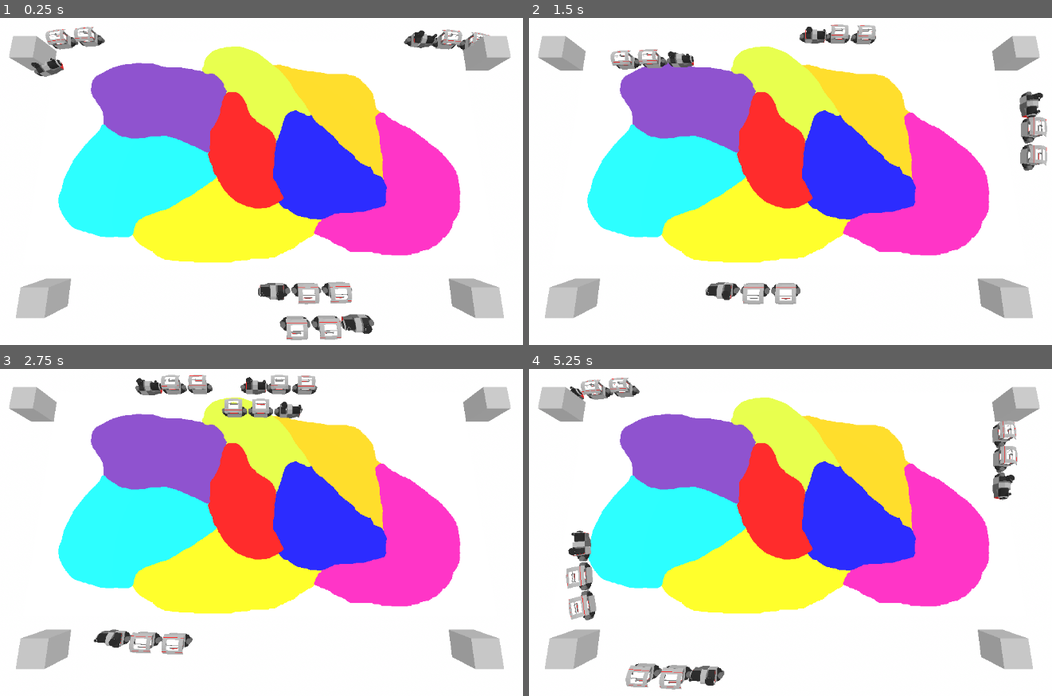
Above: before the commit, frames 1-4 (two rows, left to right).
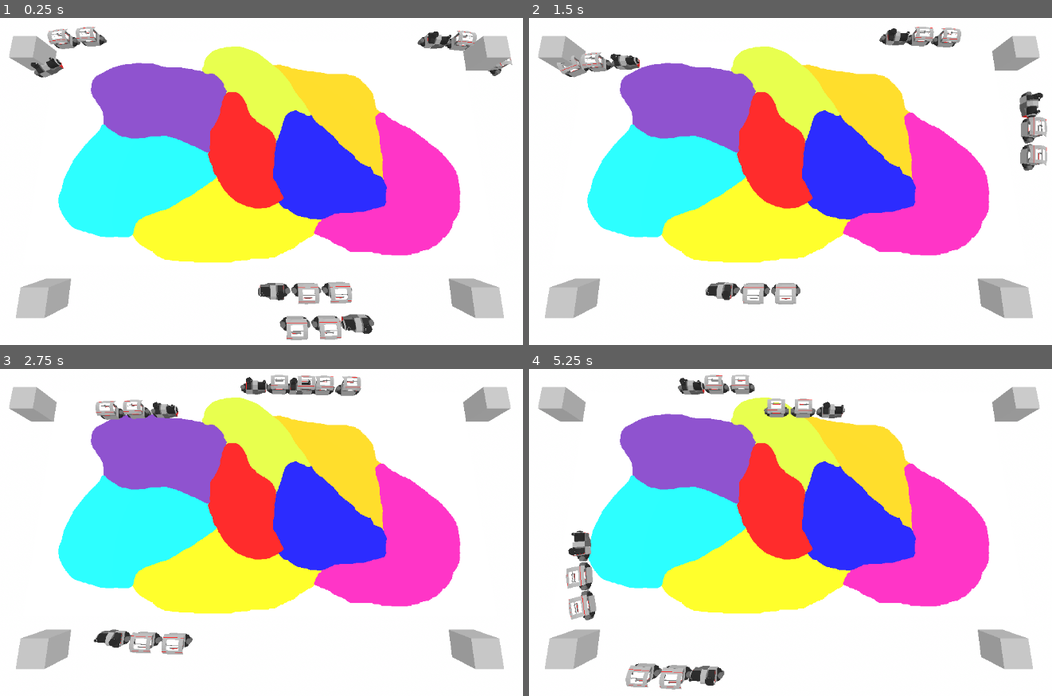
Above: after the commit, the same moments.

Repository: squirrelsoftcompany/LD54
Game: Godot game, scene res://_scenes/main.tscn
Two runs of this game, one before a commit and one after it. Both use one fixed random seed, a clock stepped at 60 frames per second and the inputs below.
Inputs (mouse positions are in pixels of both pictures, inside the frame that each line leads up to):
- Up to frame 1 (0.25 s): no input
- Up to frame 2 (1.5 s): move the mouse to (926, 148) at 0.52 s; move the mouse to (659, 184) at 1.27 s
- Up to frame 3 (2.75 s): move the mouse to (324, 440) at 2.02 s
- Up to frame 4 (5.25 s): move the mouse to (759, 588) at 2.77 s; move the mouse to (978, 571) at 3.52 s; move the mouse to (596, 463) at 4.27 s; move the mouse to (821, 519) at 5.02 s

The runs differ from the first frame. In frame 1, 1.0% of the frame differs, in the area x 5-99%, y 2-19%; in frame 2, 2.2%; in frame 3, 2.3%; in frame 4, 2.5%, in the area x 7-94%, y 1-41%.

Commit message:
Train must be slower

Diff:
--- a/_scenes/nodes/train_followpath.tscn
+++ b/_scenes/nodes/train_followpath.tscn
@@ -6,7 +6,7 @@
 [sub_resource type="GDScript" id="GDScript_khru8"]
 script/source = "extends PathFollow3D
 
-@export var speed : float = 50 # m/s
+@export var speed : float = 25 # m/s
 @export var zero_to_max_time : float = 1 # s
 @export var ping_pong : bool = false
 @export var pause_at_end : float = 2 # s
